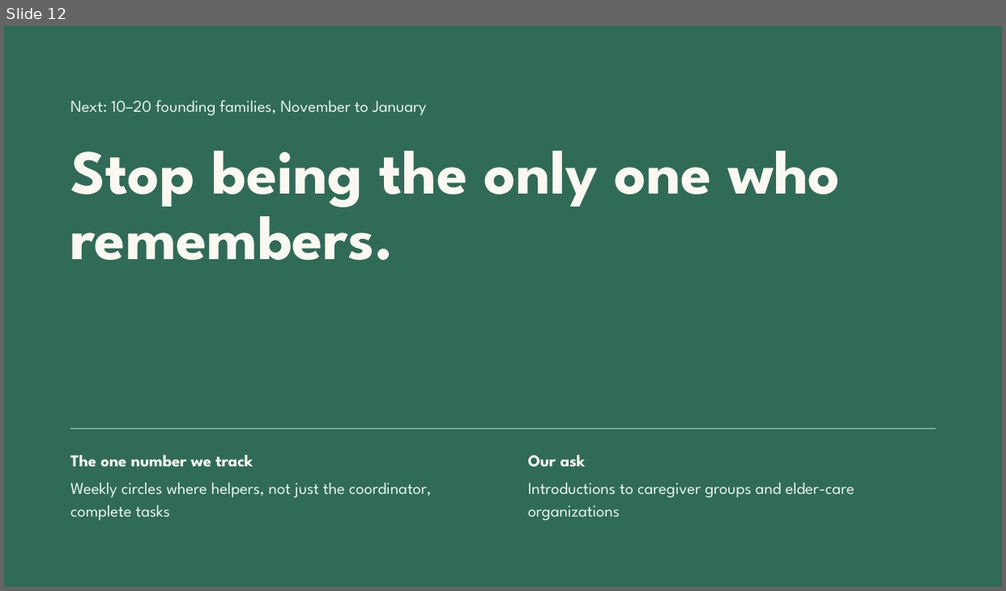
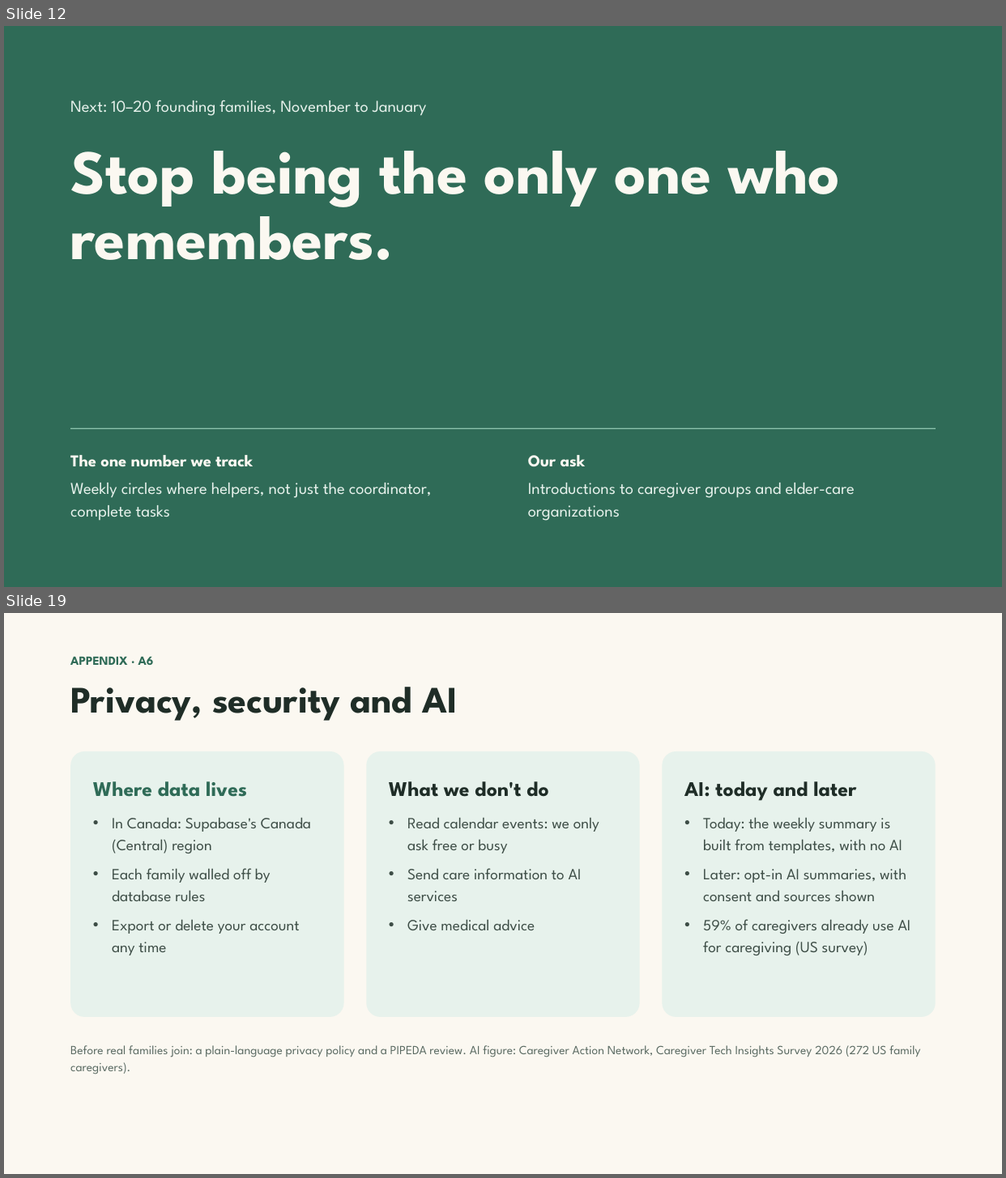
Before and after one commit to Team-Claudia/kindred, a slide deck: docs/pitch/Kindred Demo Day Pitch V3.pptx. Shown one above the other, each under a label of ours: slide 12 before the commit, slides 12 and 19 after it; the slides between them are not shown. The pictures are 1006x591 and 1006x1178 pixels, drawn with LibreOffice and Linux fonts; fonts in the diff are those of the drawing. Boxes give left, top, right and bottom in pixels: in the first picture for what was removed or moved away, otherwise in the second. Text is boxed around its words. In the diff, an @@ line names an element or a change of style, - is before the commit and + after.

```diff
--- a/docs/pitch/Kindred Demo Day Pitch V3.pptx
+++ b/docs/pitch/Kindred Demo Day Pitch V3.pptx
@@ slide 19 added at bbox=[4, 613, 1002, 1174], background #FBF8F1 @@
@@ text added at bbox=[70, 657, 154, 665], 12 pt, text #2F6B57, bold @@
+APPENDIX · A6
@@ title added at bbox=[70, 687, 458, 721], 36 pt, text #1F2D27, bold @@
+Privacy, security and AI
@@ rounded rectangle added at bbox=[70, 752, 344, 1017], fill #E7F2EC @@
@@ rounded rectangle added at bbox=[366, 752, 640, 1017], fill #E7F2EC @@
@@ rounded rectangle added at bbox=[662, 752, 936, 1017], fill #E7F2EC @@
@@ text added at bbox=[93, 781, 311, 956], 15 pt, text #3D4D46 @@
+Where data lives
+• In Canada: Supabase's Canada (Central) region
+• Each family walled off by database rules
+• Export or delete your account any time
@@ text added at bbox=[389, 781, 599, 931], 15 pt, text #3D4D46 @@
+What we don't do
+• Read calendar events: we only ask free or busy
+• Send care information to AI services
+• Give medical advice
@@ text added at bbox=[684, 781, 911, 956], 15 pt, text #3D4D46 @@
+AI: today and later
+• Today: the weekly summary is built from templates, with no AI
+• Later: opt-in AI summaries, with consent and sources shown
+• 59% of caregivers already use AI for caregiving (US survey)
@@ text added at bbox=[70, 1046, 920, 1075], 12 pt, text #5B6B63 @@
+Before real families join: a plain-language privacy policy and a PIPEDA review. AI figure: Caregiver Action Network, Caregiver Tech Insights Survey 2026 (272 US family caregivers).
```
Also in this commit, not shown: 2 slides changed, 10 other slides added, 2 slides removed, 6 other files.
